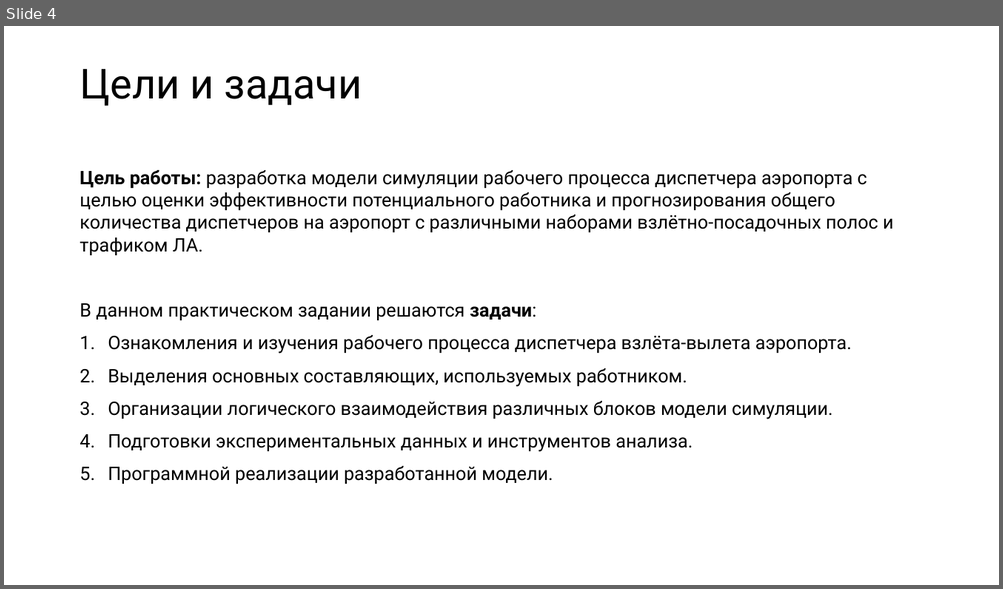
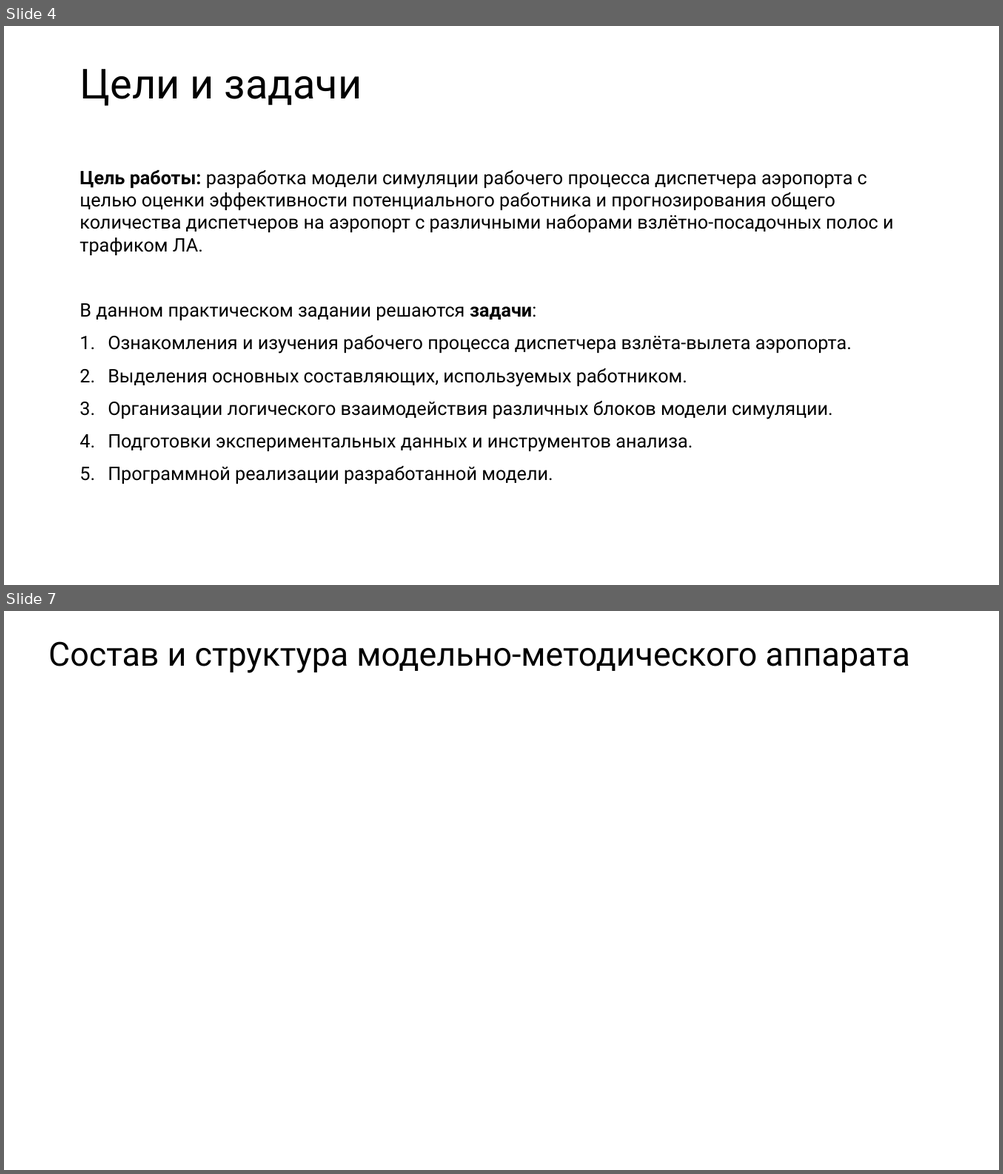
Before and after one commit to tambovnikita/Practice_MAI_6, a slide deck: Презентация/Презентация. Тамбов Никита М1О-309С-19.pptx. Shown one above the other, each under a label of ours: slide 4 before the commit, slides 4 and 7 after it; the slides between them are not shown. The pictures are 1003x589 and 1003x1174 pixels, drawn with LibreOffice and Linux fonts; fonts in the diff are those of the drawing. Boxes give left, top, right and bottom in pixels: in the first picture for what was removed or moved away, otherwise in the second. Text is boxed around its words. In the diff, an @@ line names an element or a change of style, - is before the commit and + after.

```diff
--- a/Презентация/Презентация. Тамбов Никита М1О-309С-19.pptx
+++ b/Презентация/Презентация. Тамбов Никита М1О-309С-19.pptx
@@ slide 7 added at (4,611,999,1170), background #FFFFFF @@
@@ title added at (48,641,910,673), 32 pt, text #000000 @@
+Состав и структура модельно-методического аппарата
```
Also in this commit, not shown: 1 slide changed, 1 other slide added, 25 other files.
